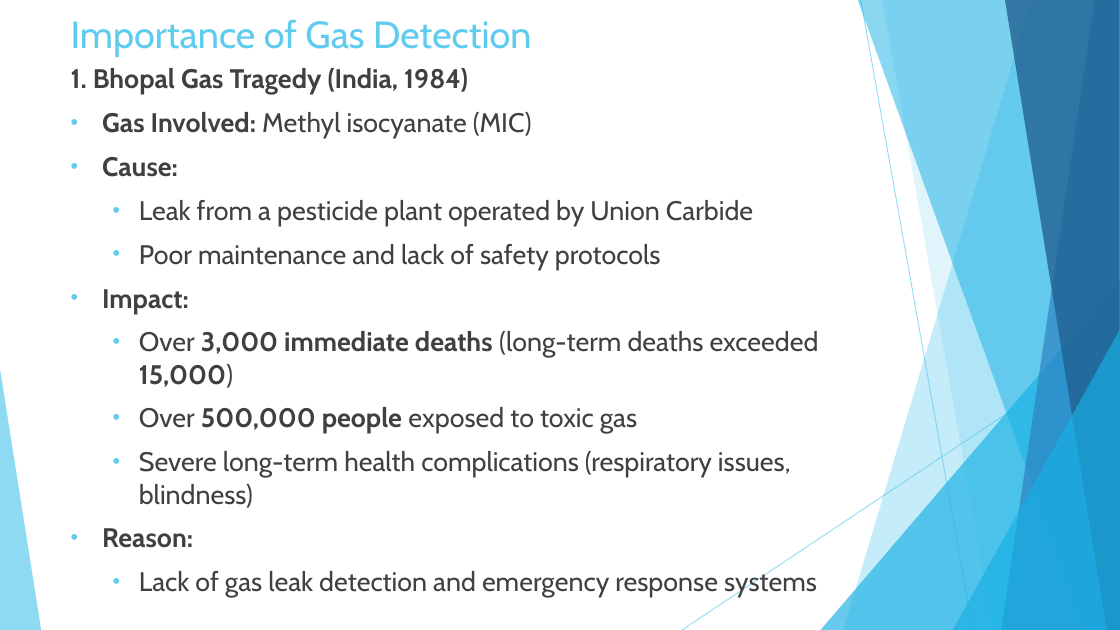
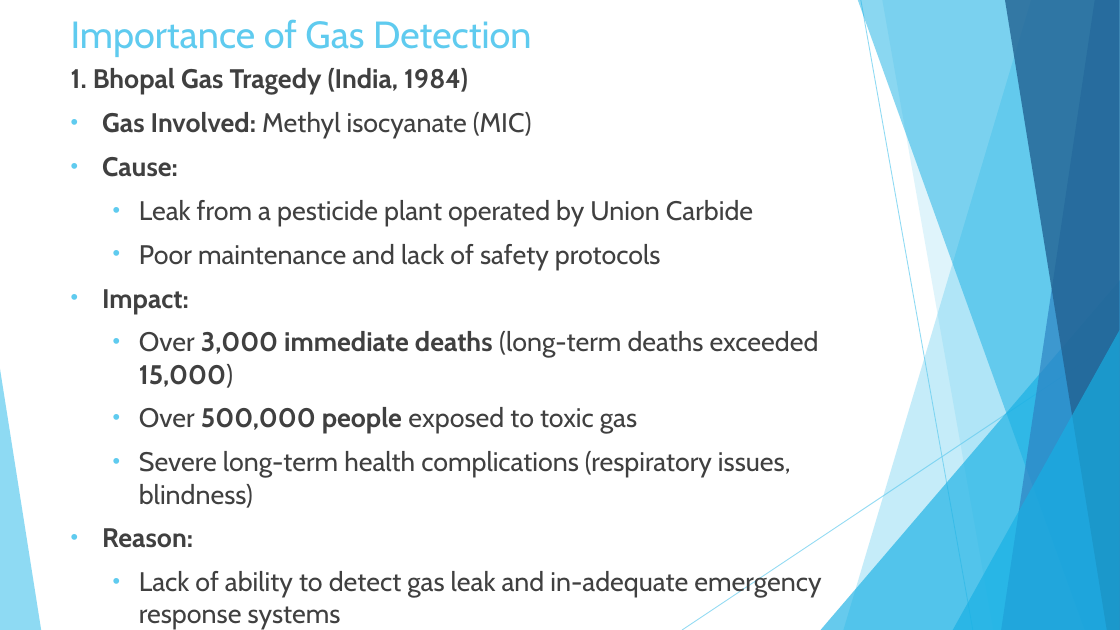
Before and after one commit to neeraj-r-rugi/Gas-Detector-using-MQ-2, a slide deck: slide 3 of Hazardous Gas Detection and Alarm System (GDAS).pptx. Drawn at 1120x630 pixels with LibreOffice and Linux fonts; fonts in the diff are those of the drawing. Boxes give left, top, right and bottom in pixels: in the first picture for what was removed or moved away, otherwise in the second. Text is boxed around its words. In the diff, an @@ line names an element or a change of style, - is before the commit and + after.

```diff
--- a/Hazardous Gas Detection and Alarm System (GDAS).pptx
+++ b/Hazardous Gas Detection and Alarm System (GDAS).pptx
@@ text at box(139, 569, 821, 630): text changed @@
-  • Lack of gas leak detection and emergency response systems
+  • Lack of ability to detect gas leak and in-adequate emergency response systems
```
Also in this commit, not shown: 3 other slides changed, 3 other files.
